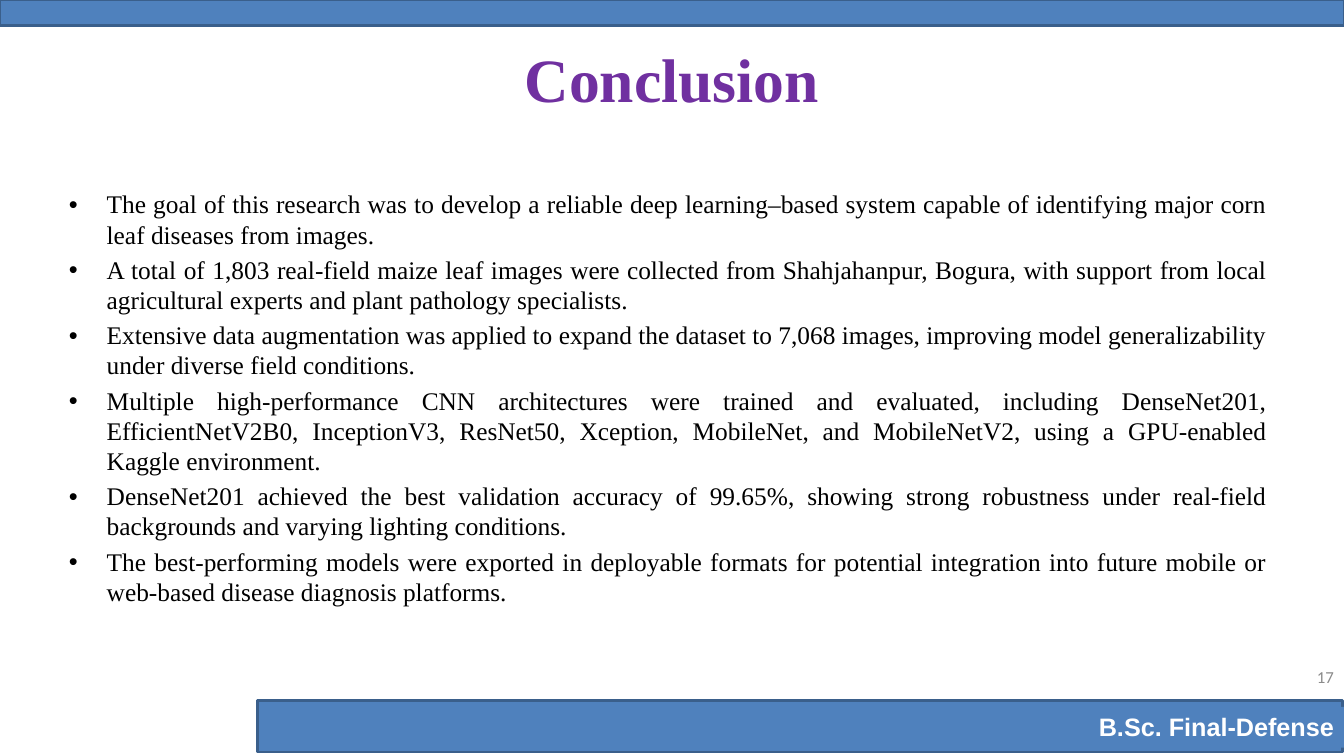
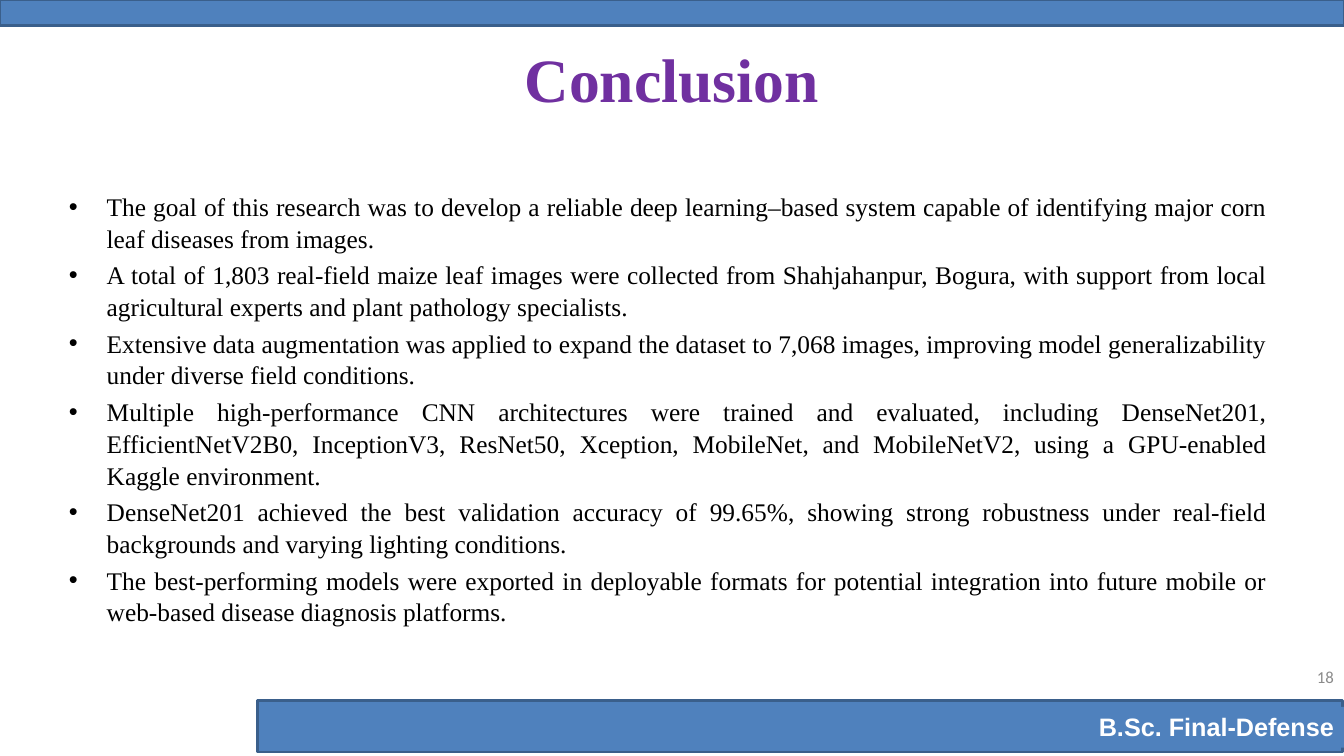
Before and after one commit to 0xzahed/Final-Defense, a slide deck: slide 18 of Final-Defense-corn-leaf-4716.pptx (slide 17 before the commit). Drawn at 1344x756 pixels with LibreOffice and Linux fonts; fonts in the diff are those of the drawing; background and template pictures are left out. Boxes give left, top, right and bottom in pixels: in the first picture for what was removed or moved away, otherwise in the second. Text is boxed around its words. In the diff, an @@ line names an element or a change of style, - is before the commit and + after.

```diff
--- a/Final-Defense-corn-leaf-4716.pptx
+++ b/Final-Defense-corn-leaf-4716.pptx
@@ text "The goal of this research ..." at bbox=[107, 198, 1266, 627]: line spacing 1 to 1.05 @@
@@ page number at bbox=[1317, 671, 1334, 683]: text changed @@
-17
+18
```
Also in this commit, not shown: 1 slide added, 1 other file.
